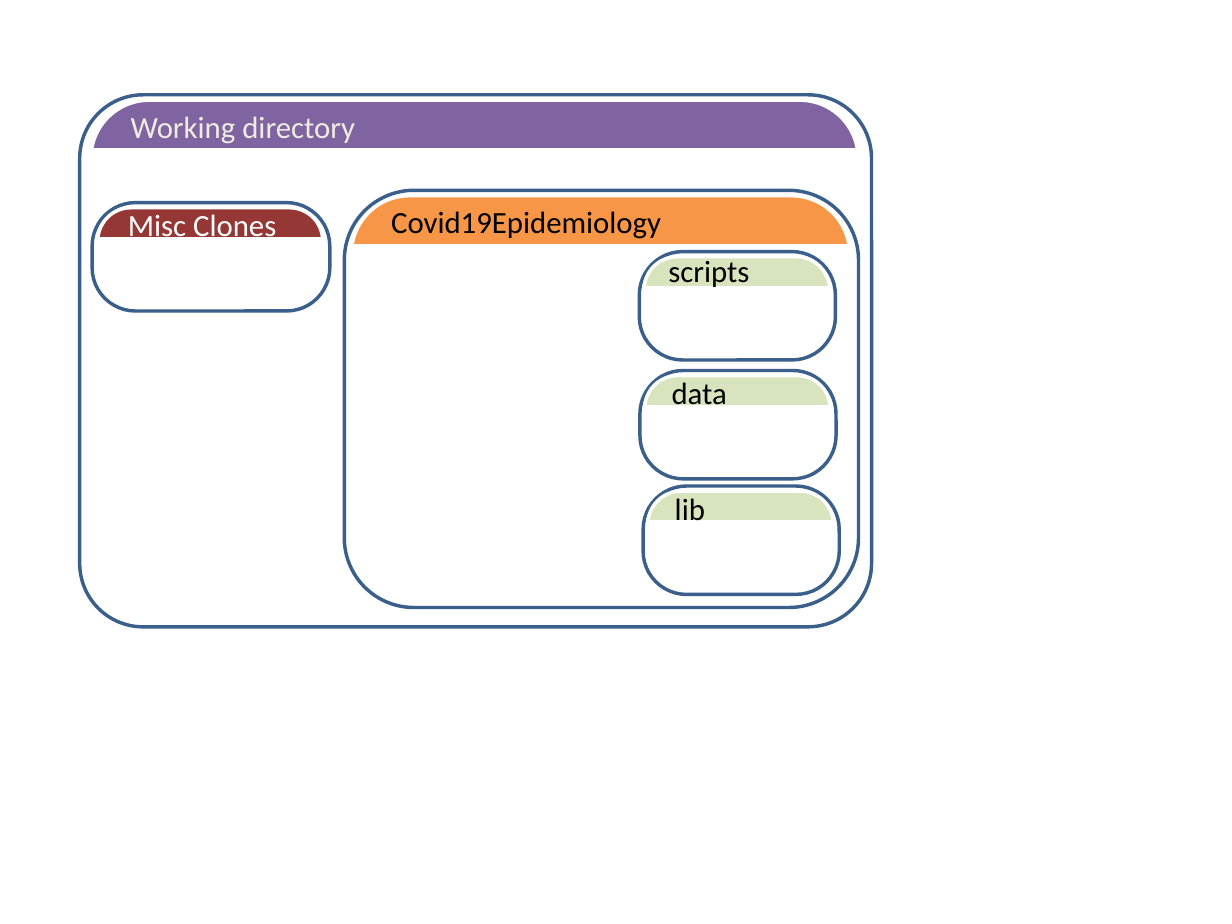
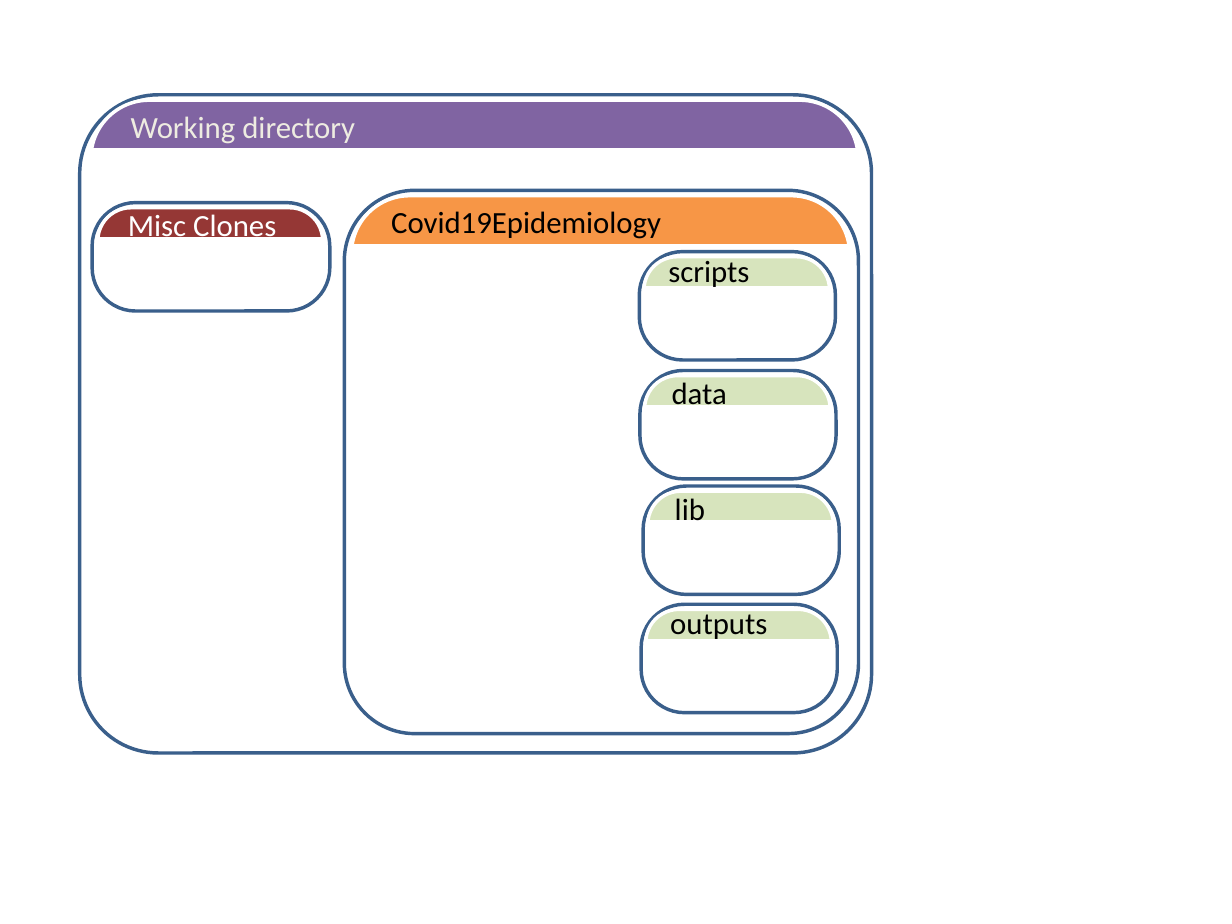
Before and after one commit to saiftynet/Covid19Epidemiology, a slide deck: slide 1 of covid19epidemiology data sctructure.pptx. Drawn at 1232x924 pixels with LibreOffice and Linux fonts; fonts in the diff are those of the drawing. Boxes give left, top, right and bottom in pixels: in the first picture for what was removed or moved away, otherwise in the second. Text is boxed around its words. In the diff, an @@ line names an element or a change of style, - is before the commit and + after.

```diff
--- a/covid19epidemiology data sctructure.pptx
+++ b/covid19epidemiology data sctructure.pptx
@@ rounded rectangle: place and size @@
-rounded rectangle at bbox=[80, 95, 872, 627]
+rounded rectangle at bbox=[80, 95, 872, 753]
@@ rounded rectangle: place and size @@
-rounded rectangle at bbox=[345, 191, 859, 609]
+rounded rectangle at bbox=[345, 191, 859, 734]
@@ rounded rectangle at bbox=[345, 191, 859, 734]: proportions changed @@
@@ group added at bbox=[641, 604, 837, 712]: 2 texts, 2 rounded rectangles, 1 rectangle @@
+lib
+outputs
```
